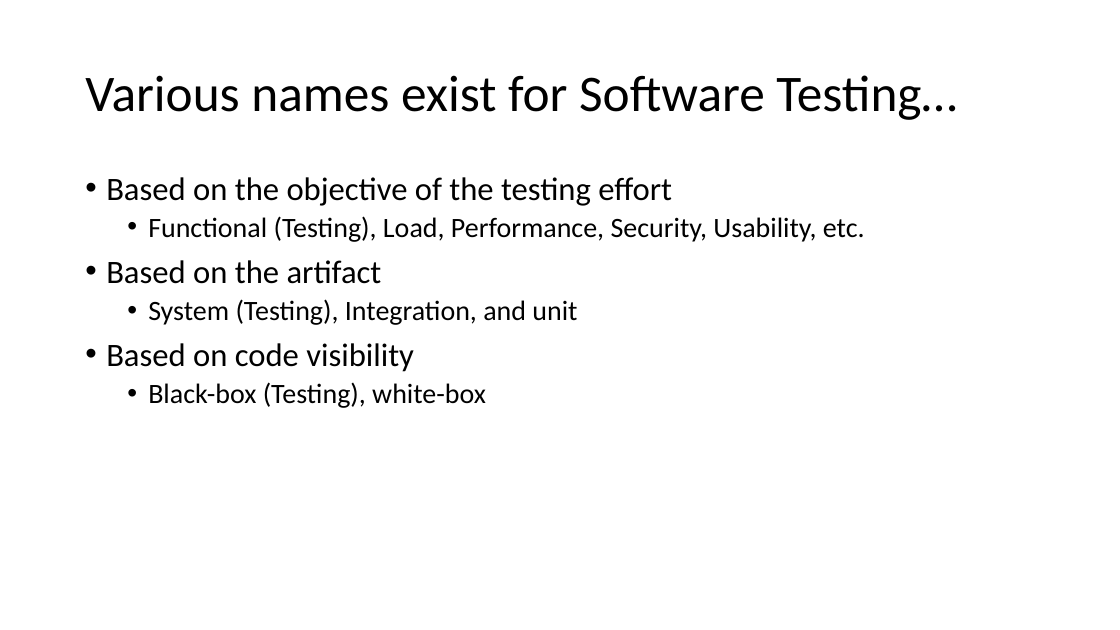
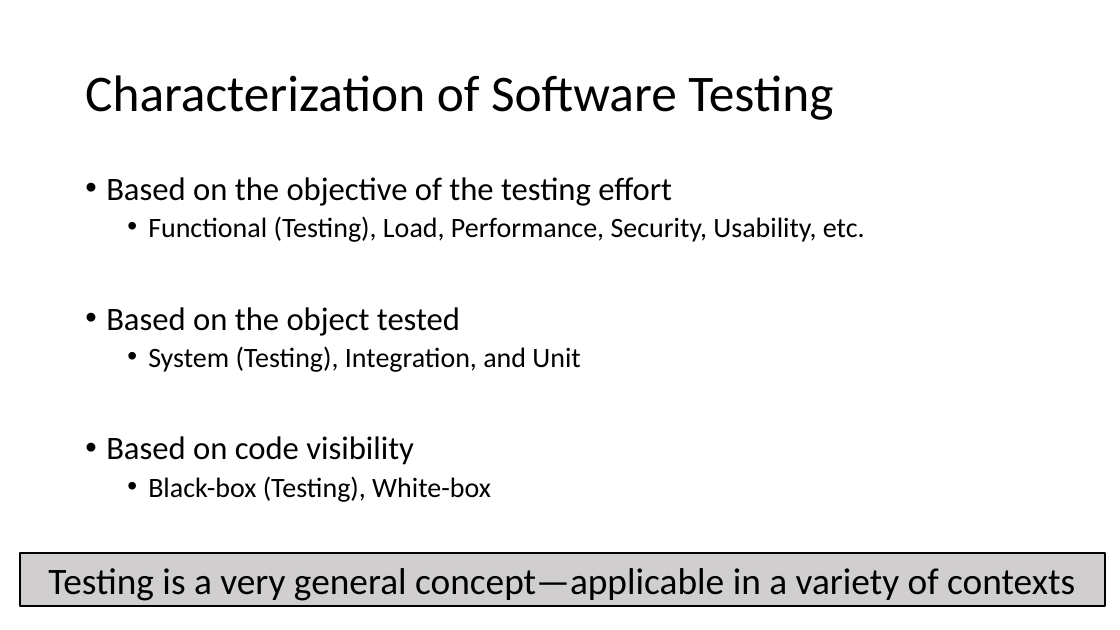
Before and after one commit to damorim/testing-cin-minicourse, a slide deck: slide 19 of testing-minicourse.pptx (slide 10 before the commit). Drawn at 1120x630 pixels with LibreOffice and Linux fonts; fonts in the diff are those of the drawing. Boxes give left, top, right and bottom in pixels: in the first picture for what was removed or moved away, otherwise in the second. Text is boxed around its words. In the diff, an @@ line names an element or a change of style, - is before the commit and + after.

```diff
--- a/testing-minicourse.pptx
+++ b/testing-minicourse.pptx
@@ text at (85,75,833,120): text changed @@
-Various names exist for Software Testing…
+Characterization of Software Testing
@@ text at (106,307,580,372): text changed @@
-• Based on the artifact
-  • System (Testing), Integration, and unit
+• Based on the object tested
+  • System (Testing), Integration, and Unit
@@ text at (148,476,491,502): text changed @@
-  • Black-box (Testing), white-box
+  • Black-box (Testing), White-box
@@ rectangle added at (20,553,1106,606), fill #D0CECE, outline #000000 2 pt, 32 pt, text #000000 @@
+Testing is a very general concept—applicable in a variety of contexts
```
Also in this commit, not shown: 20 other slides changed, 45 slides added, 18 slides removed.
